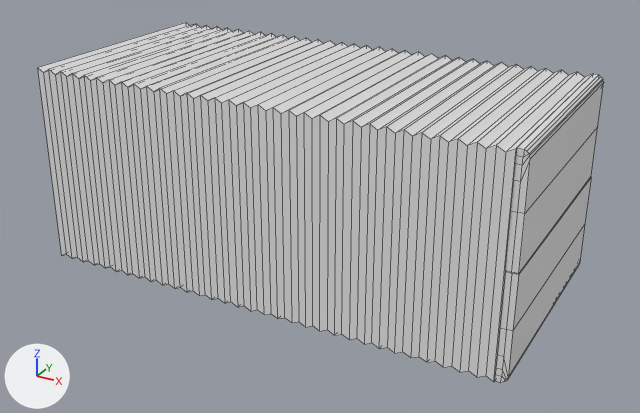
Before and after pictures for a commit that changed the Blender file Assets/Meshes/ShippingContainer.blend.
Rendered twice from a 50 mm camera at (13.93, -21.27, 12.58) aimed at (2.38, -0.28, 2.08). Lighting does not change. The marker at lower left points along +X, +Y and +Z. Mesh edges are drawn as thin lines.

The older version as bpy lines, for what is in view:
```python
mat_material = principled_material('Material')
mat_material.base_color = (0.8, 0.8, 0.8)  # white #e7e7e7
mat_material.roughness = 0.4
me_cube = bpy.data.meshes.new('Cube')
me_cube.from_pydata(...)  # 341 vertices, 331 faces; spans x -5.06..9.27, y -3.46..3.57, z 0.03..6.05
me_cube.materials.append(mat_material)  # white #e7e7e7
ob_door = bpy.data.objects.new('Door', me_cube)
ob_door.location = (0.0, 0.0, 0.0)
```
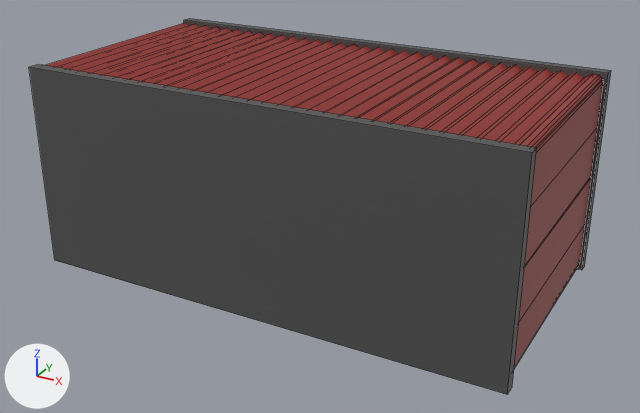
Changed parts and their boxes [x1, y1, x2, y2] in the pictures (640 x 413 px):
'Door', recoloured, reshaped
    before: [38, 23, 604, 383]
    after: [29, 18, 611, 394]
part 1 of me_cube, added
    after: [29, 18, 611, 394]

The change, as a diff of the scene's bpy script:
```diff
--- a/Assets/Meshes/ShippingContainer.blend.py
+++ b/Assets/Meshes/ShippingContainer.blend.py
@@ mat_material @@
 mat_material = principled_material('Material')
-mat_material.base_color = (0.8, 0.8, 0.8)  # white #e7e7e7
+mat_material.base_color = (0.311, 0.0273, 0.0214)  # red #972e28
 mat_material.roughness = 0.4
@@ mat_material_001 @@
+mat_material_001 = principled_material('Material.001')
+mat_material_001.base_color = (0.0835, 0.0835, 0.0835)  # dark grey #525252
@@ me_cube @@
 # used by ob_door; location = (0.0, 0.0, 0.0)
-me_cube.from_pydata(...)  # 341 vertices, 331 faces; spans x -5.06..9.27, y -3.46..3.57, z 0.03..6.05
+me_cube.from_pydata(...)  # 357 vertices, 343 faces; spans x -5.11..9.37, y -3.73..3.86, z 0.0..6.11
+# me_cube part 1
+# 8 vertices are added at x -5.11..9.37, y -3.73..3.85, z 0.0
+# 8 new vertices lie (0.0, 0.01, 6.11) away from vertices in x -5.11..9.37, y -3.73..3.85, z 0.0
+# 12 new faces join them, mat_material_001 (dark grey #525252)
 me_cube.materials.append(mat_material)
+me_cube.materials.append(mat_material_001)  # dark grey #525252
```
